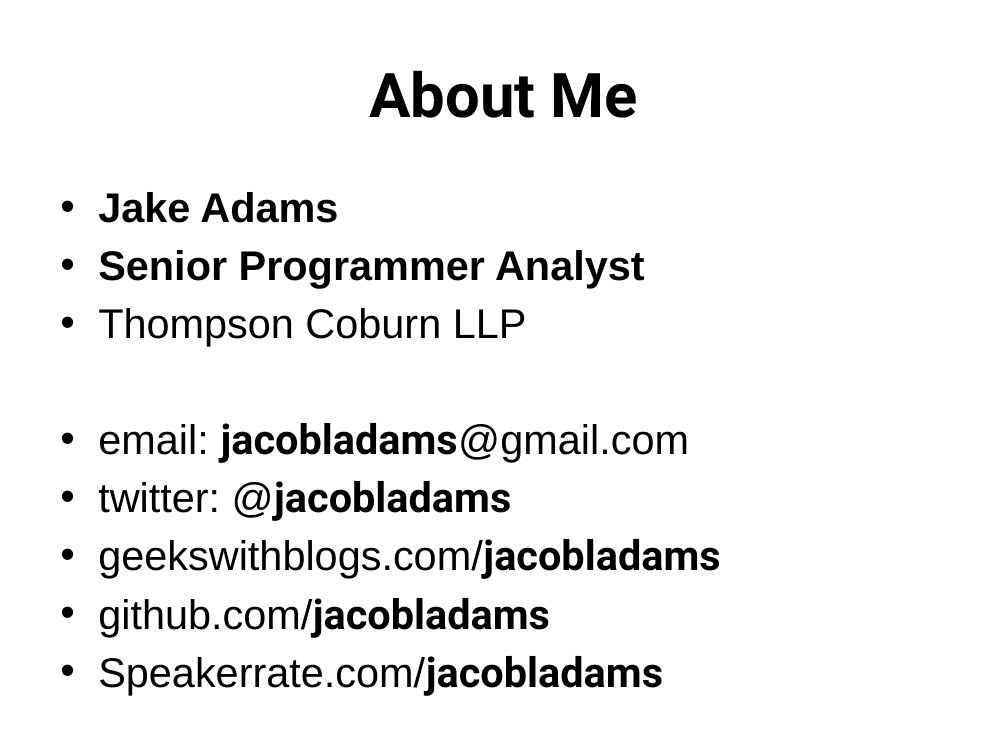
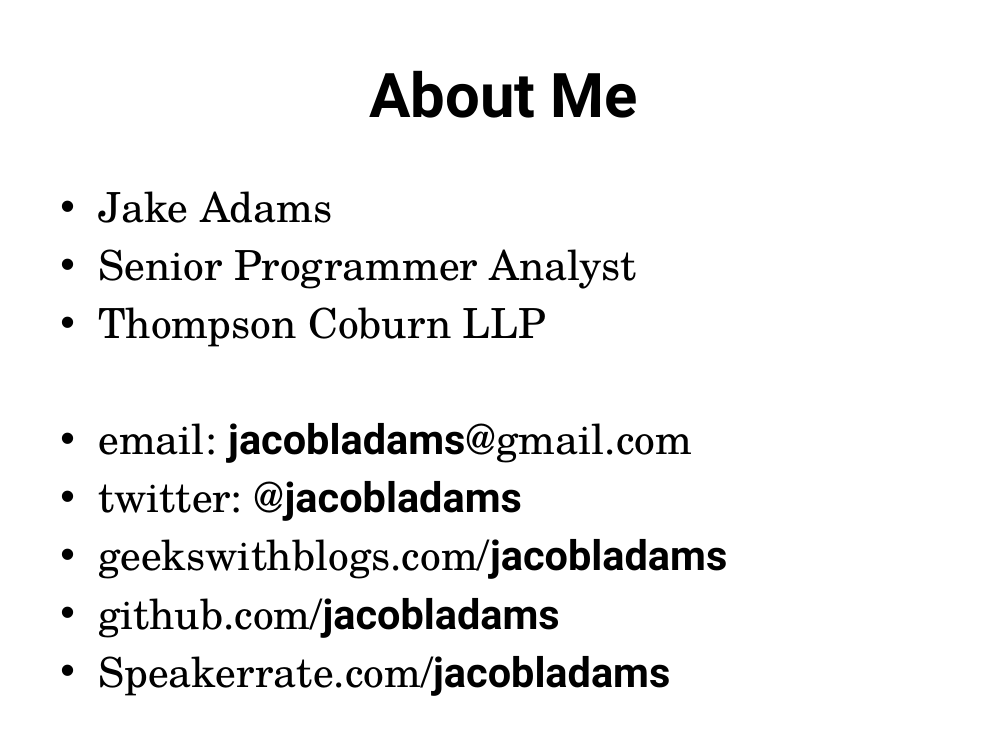
Before and after one commit to jacobladams/presentations, a slide deck: slide 3 of less-and-sass/Write LESS CSS and make it SASSier.pptx. Drawn at 1008x756 pixels with LibreOffice and Linux fonts; fonts in the diff are those of the drawing. Boxes give left, top, right and bottom in pixels: in the first picture for what was removed or moved away, otherwise in the second. Text is boxed around its words. In the diff, an @@ line names an element or a change of style, - is before the commit and + after.

```diff
--- a/less-and-sass/Write LESS CSS and make it SASSier.pptx
+++ b/less-and-sass/Write LESS CSS and make it SASSier.pptx
@@ text "Jake Adams" at (98, 191, 727, 696): font Arial to TeX Gyre Schola in "Jake Adams", "Senior Programmer Analyst", "Thompson Coburn LLP", "email: jacobladams@gmail.com" and 4 more places; bold off in "Jake Adams", "Senior Programmer Analyst" @@
```
Also in this commit, not shown: 27 other slides changed, 13 slides added, 4 slides removed.
